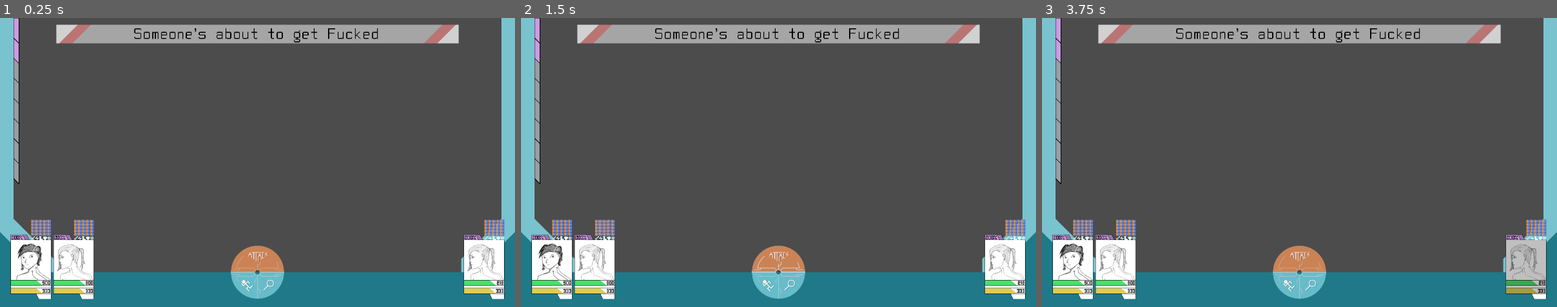
Above: before the commit, frames 1-3 (left to right).
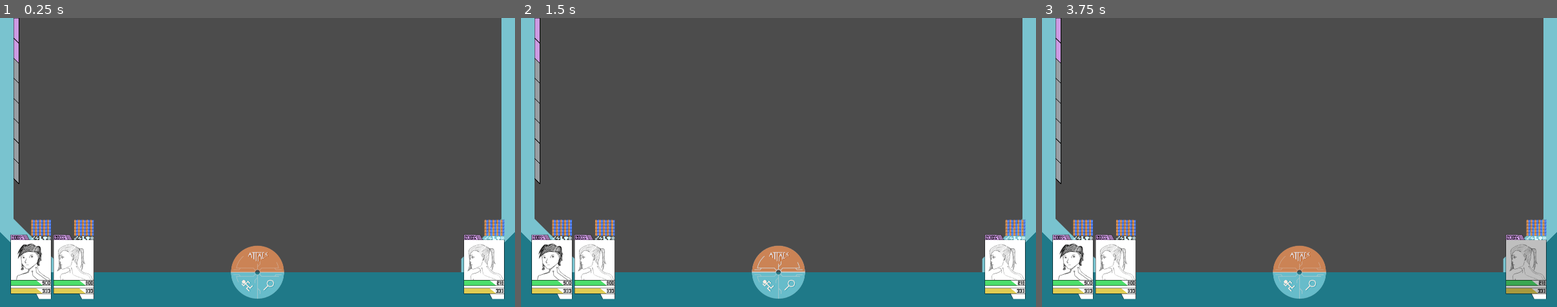
Above: after the commit, the same moments.

Repository: Team-Aurum/Project-C
Game: Godot game, scene res://Scenes/UITester.tscn
Same seed, same stepped clock (60 frames per second), same inputs: the game is played once before the commit and once after it. The engine's default icon, where the game draws it, is replaced by a stand-in: a white triangle on a blue panel in a dark square. Sound files missing from this copy of the repository are replaced by a short silence.
Inputs (mouse positions are in pixels of both pictures, inside the frame that each line leads up to):
- Up to frame 1 (0.25 s): no input
- Up to frame 2 (1.5 s): click (1005, 266) at 0.52 s; click (778, 257) at 1.25 s
- Up to frame 3 (3.75 s): click (1299, 286) at 2 s; click (1314, 286) at 2.75 s; click (1526, 266) at 3.52 s

The runs differ from the first frame. In frame 1, 5.1% of the frame differs, in the area x 10-90%, y 2-9%; in frame 2, 5.1%; in frame 3, 5.1%.

Commit message:
More damage calculations shenanigans
Base damage calculation is pretty much done, just need to implement basic damage reduction

Diff:
--- a/Project C/Scenes/UITester.tscn
+++ b/Project C/Scenes/UITester.tscn
@@ -23,6 +23,7 @@
 script = ExtResource( 4 )
 
 [node name="Dialog" parent="." instance=ExtResource( 18 )]
+visible = false
 position = Vector2( 210, 25 )
 
 [node name="APBar" parent="." instance=ExtResource( 6 )]
@@ -129,6 +130,38 @@
 [connection signal="pressed" from="TechMenu/LButton" to="." method="_on_LButton_pressed"]
 [connection signal="finished" from="IntroLong" to="IntroLong" method="_on_IntroLong_finished"]
 
+[editable path="Enemy1"]
+[editable path="Enemy1/AnimationGroup/EPBar"]
+[editable path="Enemy1/AnimationGroup/HPBar"]
+[editable path="Enemy1/AnimationGroup/BuffDebuffBar/atkIcon"]
+[editable path="Enemy1/AnimationGroup/BuffDebuffBar/magIcon"]
+[editable path="Enemy1/AnimationGroup/BuffDebuffBar/spdIcon"]
+[editable path="Enemy1/AnimationGroup/BuffDebuffBar/defIcon"]
+[editable path="Enemy1/AnimationGroup/BuffDebuffBar/resIcon"]
+[editable path="Enemy2"]
+[editable path="Enemy2/AnimationGroup/EPBar"]
+[editable path="Enemy2/AnimationGroup/HPBar"]
+[editable path="Enemy2/AnimationGroup/BuffDebuffBar/atkIcon"]
+[editable path="Enemy2/AnimationGroup/BuffDebuffBar/magIcon"]
+[editable path="Enemy2/AnimationGroup/BuffDebuffBar/spdIcon"]
+[editable path="Enemy2/AnimationGroup/BuffDebuffBar/defIcon"]
+[editable path="Enemy2/AnimationGroup/BuffDebuffBar/resIcon"]
+[editable path="Enemy3"]
+[editable path="Enemy3/AnimationGroup/EPBar"]
+[editable path="Enemy3/AnimationGroup/HPBar"]
+[editable path="Enemy3/AnimationGroup/BuffDebuffBar/atkIcon"]
+[editable path="Enemy3/AnimationGroup/BuffDebuffBar/magIcon"]
+[editable path="Enemy3/AnimationGroup/BuffDebuffBar/spdIcon"]
+[editable path="Enemy3/AnimationGroup/BuffDebuffBar/defIcon"]
+[editable path="Enemy3/AnimationGroup/BuffDebuffBar/resIcon"]
+[editable path="Enemy4"]
+[editable path="Enemy4/AnimationGroup/EPBar"]
+[editable path="Enemy4/AnimationGroup/HPBar"]
+[editable path="Enemy4/AnimationGroup/BuffDebuffBar/atkIcon"]
+[editable path="Enemy4/AnimationGroup/BuffDebuffBar/magIcon"]
+[editable path="Enemy4/AnimationGroup/BuffDebuffBar/spdIcon"]
+[editable path="Enemy4/AnimationGroup/BuffDebuffBar/defIcon"]
+[editable path="Enemy4/AnimationGroup/BuffDebuffBar/resIcon"]
 [editable path="Player4"]
 [editable path="Player4/AnimationGroup/EPBar"]
 [editable path="Player4/AnimationGroup/HPBar"]
--- a/Project C/Scripts/Battle/AttackData/DummyPhysTech.gd
+++ b/Project C/Scripts/Battle/AttackData/DummyPhysTech.gd
@@ -11,7 +11,7 @@
 	anim = [0,0]; #Temporary
 	sound = null; #Temporary
 	hitNum = 1;
-	target = [1, 1];
+	target = [0, 1];
 	epCost = 50;
 	hpCost = 0;
 	buff = [[4, 1, [1, 0]]];
--- a/Project C/Scripts/Battle/AttackData/FrederickTech1.gd
+++ b/Project C/Scripts/Battle/AttackData/FrederickTech1.gd
@@ -11,7 +11,7 @@
 	anim = [0,0]; #Temporary
 	sound = null; #Temporary
 	hitNum = 1;
-	target = [1, 1];
+	target = [0, 1];
 	epCost = 30;
 	hpCost = 0;
 	buff = [];
--- a/Project C/Scripts/Battle/AttackData/FrederickTech2.gd
+++ b/Project C/Scripts/Battle/AttackData/FrederickTech2.gd
@@ -11,7 +11,7 @@
 	anim = [0,0]; #Temporary
 	sound = null; #Temporary
 	hitNum = 1;
-	target = [1, 1];
+	target = [0, 1];
 	epCost = 50;
 	hpCost = 0;
 	buff = [[4, 1, [1, 0]]];
--- a/Project C/Scripts/Battle/AttackData/Izo.gd
+++ b/Project C/Scripts/Battle/AttackData/Izo.gd
@@ -11,7 +11,7 @@
 	anim = [0,0]; #Temporary
 	sound = null; #Temporary
 	hitNum = 1;
-	target = [1, 1];
+	target = [0, 1];
 	epCost = 10;
 	hpCost = 0;
 	buff = [];
--- a/Project C/Scripts/Battle/AttackData/ZHaize.gd
+++ b/Project C/Scripts/Battle/AttackData/ZHaize.gd
@@ -11,7 +11,7 @@
 	anim = [0,0]; #Temporary
 	sound = null; #Temporary
 	hitNum = 1;
-	target = [1, 1];
+	target = [0, 1];
 	epCost = 10;
 	hpCost = 0;
 	buff = [];
--- a/Project C/Scripts/Battle/AttackData/ZIzo.gd
+++ b/Project C/Scripts/Battle/AttackData/ZIzo.gd
@@ -11,7 +11,7 @@
 	anim = [0,0]; #Temporary
 	sound = null; #Temporary
 	hitNum = 1;
-	target = [1, 1];
+	target = [0, 1];
 	epCost = 10;
 	hpCost = 0;
 	buff = [];
--- a/Project C/Scripts/Battle/AttackData/ZSute.gd
+++ b/Project C/Scripts/Battle/AttackData/ZSute.gd
@@ -11,7 +11,7 @@
 	anim = [0,0]; #Temporary
 	sound = null; #Temporary
 	hitNum = 1;
-	target = [1, 1];
+	target = [0, 1];
 	epCost = 10;
 	hpCost = 0;
 	buff = [];
--- a/Project C/Scripts/Battle/AttackData/ZTxima.gd
+++ b/Project C/Scripts/Battle/AttackData/ZTxima.gd
@@ -11,7 +11,7 @@
 	anim = [0,0]; #Temporary
 	sound = null; #Temporary
 	hitNum = 1;
-	target = [1, 1];
+	target = [0, 1];
 	epCost = 10;
 	hpCost = 0;
 	buff = [];
--- a/Project C/Scripts/Battle/SceneInitialize.gd
+++ b/Project C/Scripts/Battle/SceneInitialize.gd
@@ -117,6 +117,7 @@
 	var baseAttack = executingPlayer.attack;
 	var baseMagic = executingPlayer.magic;
 	var baseDamage; var currentTech;
+
 	match(id/10000):
 		1:
 			currentTech = executingPlayer.techs[id];
@@ -124,11 +125,53 @@
 			currentTech = executingPlayer.magicTechs[id];
 		3:
 			pass
-	if(currentTech.type == 0): baseDamage = (baseAttack + baseMagic)/2 + currentTech.power;
-	elif(currentTech.type == 5): baseDamage = baseAttack + currentTech.power;
+
+	var damageType = currentTech.type;
+	if(damageType == 0): baseDamage = (baseAttack + baseMagic)/2 + currentTech.power;
+	elif(damageType == 5): baseDamage = baseAttack + currentTech.power;
 	else: baseDamage = baseMagic + currentTech.power;
+	$Dialog.visible = true;
 	$Dialog/Label.text = currentTech.name + " Base Damage: " + str(baseDamage);
 	print(currentTech.name + " Base Damage: " + str(baseDamage));
+	if(currentTech.target[0] == 1 || currentTech.target[0] == 2):
+		_calcFinalDamage(baseDamage, damageType, -1);
+	else:
+		if(currentTech.target[1] == 0):
+			pass
+		elif(currentTech.target[1] == 1):
+			$Dialog/Label.text = "Choose a target";
+			$Player1/AnimationGroup/TextureButton.disconnect("pressed", self, "_on_Player1Button_pressed");
+			$Player2/AnimationGroup/TextureButton.disconnect("pressed", self, "_on_Player2Button_pressed");
+			$Player3/AnimationGroup/TextureButton.disconnect("pressed", self, "_on_Player3Button_pressed");
+			$Player4/AnimationGroup/TextureButton.disconnect("pressed", self, "_on_Player4Button_pressed");
+
+			$Enemy1/AnimationGroup/TextureButton.connect("pressed", self, "_calcFinalDamage", [baseDamage, damageType, enemy1]);
+			$Enemy2/AnimationGroup/TextureButton.connect("pressed", self, "_calcFinalDamage", [baseDamage, damageType, enemy2]);
+			$Enemy3/AnimationGroup/TextureButton.connect("pressed", self, "_calcFinalDamage", [baseDamage, damageType, enemy3]);
+			$Enemy4/AnimationGroup/TextureButton.connect("pressed", self, "_calcFinalDamage", [baseDamage, damageType, enemy4]);
+
+			$TechMenu/Header/ExitButton.disconnect("pressed", self, "_on_TechMenuExitButton_pressed");
+			$TechMenu/Header/ExitButton.connect("pressed", self, "_cancelAction");
+
+func _calcFinalDamage(baseDamage, damageType, target):
+	print(str(baseDamage) + " Base damage of type " + str(damageType) + " on " + target.getName());
+	_cancelAction();
+	_on_TechMenuExitButton_pressed();
+
+func _cancelAction():
+	$Player1/AnimationGroup/TextureButton.connect("pressed", self, "_on_Player1Button_pressed");
+	$Player2/AnimationGroup/TextureButton.connect("pressed", self, "_on_Player2Button_pressed");
+	$Player3/AnimationGroup/TextureButton.connect("pressed", self, "_on_Player3Button_pressed");
+	$Player4/AnimationGroup/TextureButton.connect("pressed", self, "_on_Player4Button_pressed");
+
+	$Enemy1/AnimationGroup/TextureButton.disconnect("pressed", self, "_calcFinalDamage");
+	$Enemy2/AnimationGroup/TextureButton.disconnect("pressed", self, "_calcFinalDamage");
+	$Enemy3/AnimationGroup/TextureButton.disconnect("pressed", self, "_calcFinalDamage");
+	$Enemy4/AnimationGroup/TextureButton.disconnect("pressed", self, "_calcFinalDamage");
+
+	$TechMenu/Header/ExitButton.disconnect("pressed", self, "_cancelAction");
+	$TechMenu/Header/ExitButton.connect("pressed", self, "_on_TechMenuExitButton_pressed");
+	$Dialog.visible = false;
 
 func _on_Player1Button_pressed():
 	$"Player1/AnimationPlayer".play("ShiftUp");
